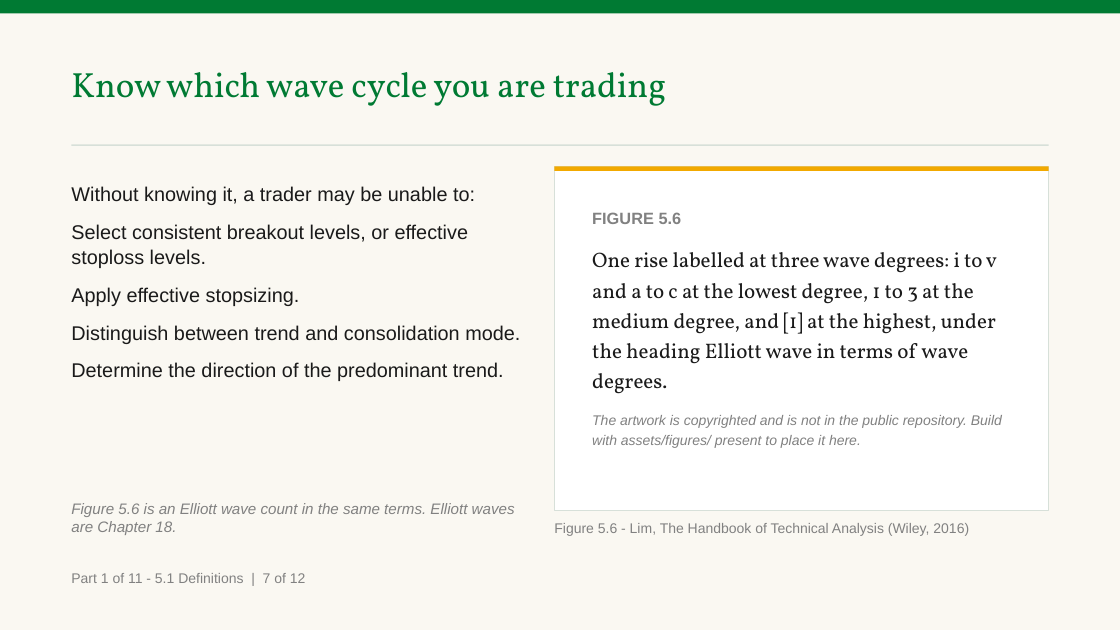
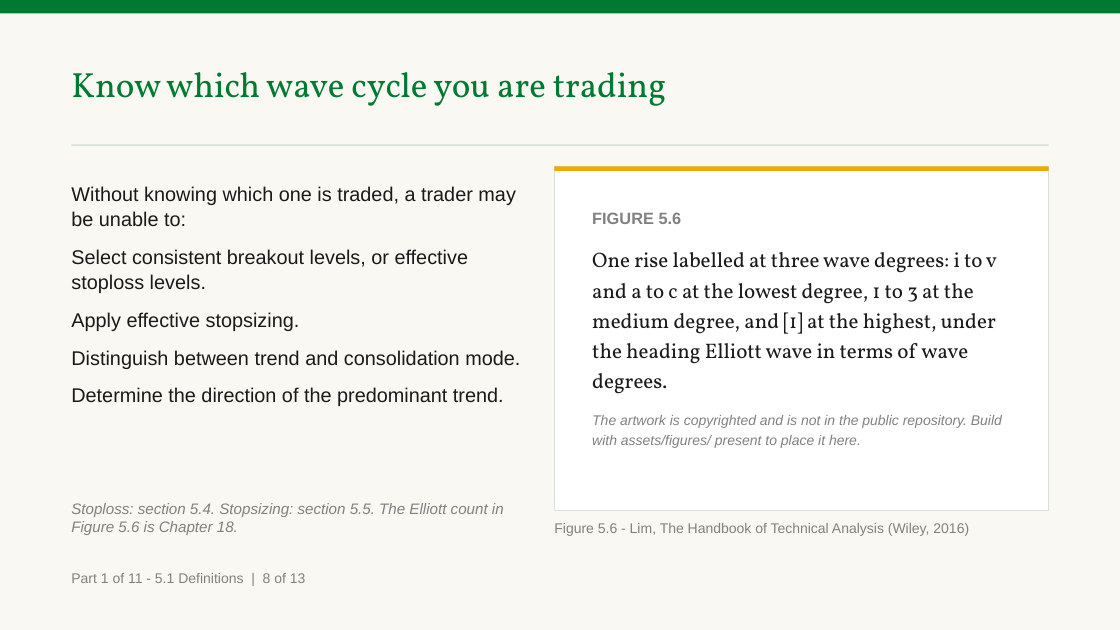
Before and after one commit to benjiesotelo-sudo/Telos_FIN1209, a slide deck: slide 13 of chapter-05/FIN1209-Chapter-05.pptx (slide 12 before the commit). Drawn at 1120x630 pixels with LibreOffice and Linux fonts; fonts in the diff are those of the drawing. Boxes give left, top, right and bottom in pixels: in the first picture for what was removed or moved away, otherwise in the second. Text is boxed around its words. In the diff, an @@ line names an element or a change of style, - is before the commit and + after.

Commit message:
Teach wave degrees before Chapter 5's slides lean on them
The instructor's review of the second build: from the wave cycle term
onward the slides could not be followed, because they spoke of wave degrees
and no slide had said what one is, and the check there asked for things the
slides had not discussed. The whole idea had sat in the formal row of one
term slide.

- A new slide comes before the term, Waves inside waves: cycles and
  degrees, with a chart of our own beside it: one wave alone, then with its
  subwaves, then with theirs. The book defines neither wave cycle nor wave
  degree in a sentence, and the slide says its reading comes from the
  book's figures and its words larger, smaller and subwave.
- The term slide, the two slides after it and the breakout slide are
  reworded to read from their own figures. Check 2 now asks which wave
  cycle is a subwave of both others; both its answers are slide text.
- The whole deck was audited for a word used before it is taught. Where one
  arrives ahead of its section the slide now names the section: stoploss,
  stopsizing, wave amplitude, stopsize. Where the book never explains it
  the slide says so: typical price, %K, pip, backtest, risk of ruin. Three
  wrong options in Checks 9, 10 and 15 named something taught later.
- All 42 check items were traced again to slide text that comes before
  them.

The chart needed a twenty seventh letter, so deckkit now letters a chart AA
after Z. Chapters 1 to 4 were rebuilt and their decks are byte identical.

139 slides, was 138. 246 minutes at the calibrated rate, was 245. No pair
slide is set below 17 point, as before. TEMPLATE.md carries the rule as the
fourth under the new-term marker.

```diff
--- a/chapter-05/FIN1209-Chapter-05.pptx
+++ b/chapter-05/FIN1209-Chapter-05.pptx
@@ text at (71,186,516,226): text changed @@
-Without knowing it, a trader may be unable to:
+Without knowing which one is traded, a trader may be unable to:
@@ text at (71,503,504,535): text changed @@
-Figure 5.6 is an Elliott wave count in the same terms. Elliott waves are Chapter 18.
+Stoploss: section 5.4. Stopsizing: section 5.5. The Elliott count in Figure 5.6 is Chapter 18.
@@ text at (71,573,306,583): text changed @@
-Part 1 of 11 - 5.1 Definitions | 7 of 12
+Part 1 of 11 - 5.1 Definitions | 8 of 13
```
Also in this commit, not shown: 21 other slides changed, 1 slide added, 7 other files.
